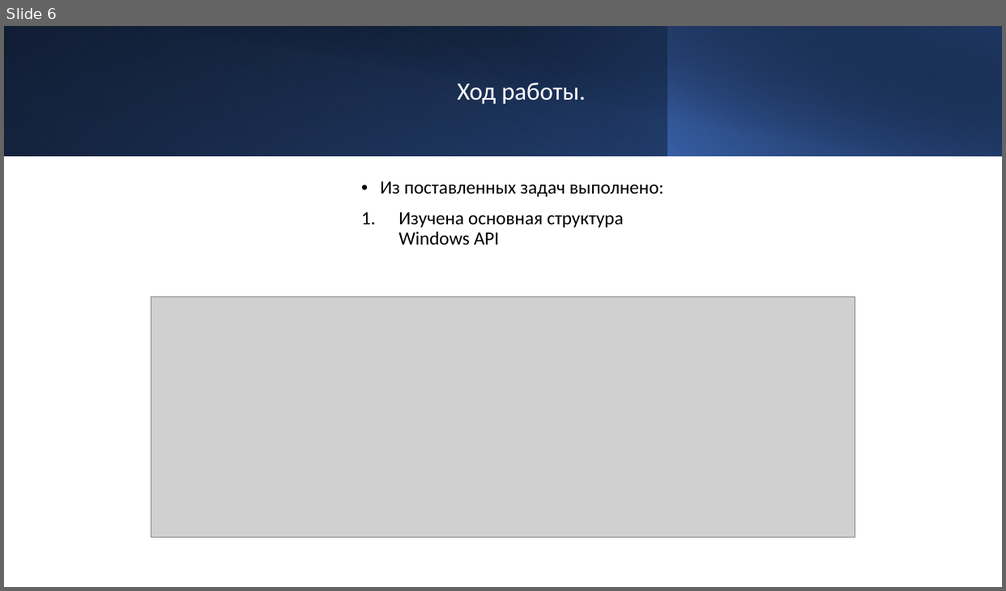
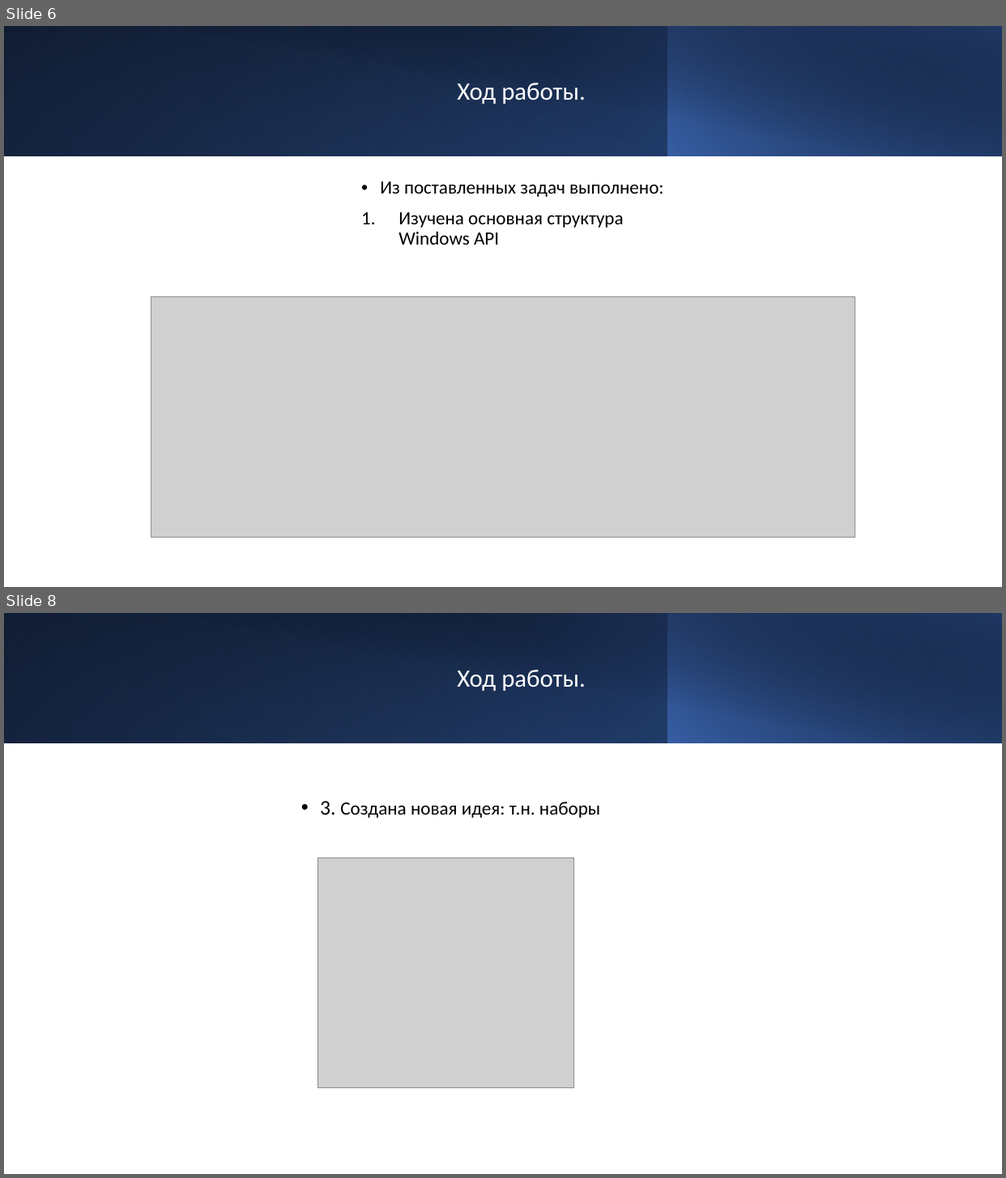
Before and after one commit to mosheadd/WinAPI_PRoject, a slide deck: Презентация.pptx. Shown one above the other, each under a label of ours: slide 6 before the commit, slides 6 and 8 after it; the slides between them are not shown. The pictures are 1006x591 and 1006x1178 pixels, drawn with LibreOffice and Linux fonts; fonts in the diff are those of the drawing; grey boxes stand for pictures. Boxes give left, top, right and bottom in pixels: in the first picture for what was removed or moved away, otherwise in the second. Text is boxed around its words. In the diff, an @@ line names an element or a change of style, - is before the commit and + after.

```diff
--- a/Презентация.pptx
+++ b/Презентация.pptx
@@ slide 8 added at <box>4,613,1002,1174</box>, background #FFFFFF @@
@@ rectangle added at <box>4,613,1002,743</box>, fill gradient #000000 to #2F5597 @@
@@ rectangle added at <box>4,613,669,743</box>, fill gradient #4472C4 to #203864 @@
@@ rectangle added at <box>41,613,1002,744</box>, fill gradient #000000 to #203864 @@
@@ rectangle added at <box>668,613,1002,743</box>, fill gradient #4472C4 to #000000 @@
@@ title added at <box>457,670,586,691</box>, 24 pt, text #FFFFFF @@
+Ход работы.
@@ text added at <box>320,801,600,818</box>, 18 pt, text #000000 @@
+• 3. Создана новая идея: т.н. наборы
@@ picture added at <box>317,858,573,1088</box> @@
```
Also in this commit, not shown: 3 slides changed, 1 other slide added, 1 slide removed, 9 other files.
